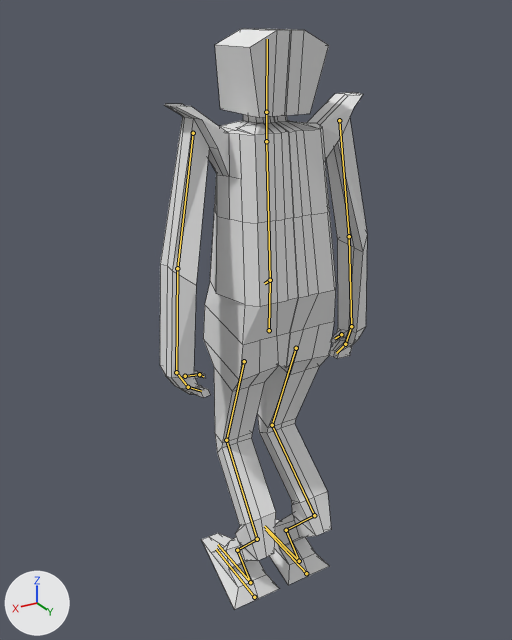
An edit to the Blender file FPS Multiplayer Game/Assets/bot.blend, drawn before and after from the same camera.
Camera for both pictures: a camera (50 mm lens) standing at (4.9, 7.92, 8.46) and looking at (-0.21, -0.6, 4.2). Arrows for +X, +Y and +Z are at lower left; the lights stay in place. The bones that bend it are drawn over the model as lines. Mesh edges are drawn as thin lines.
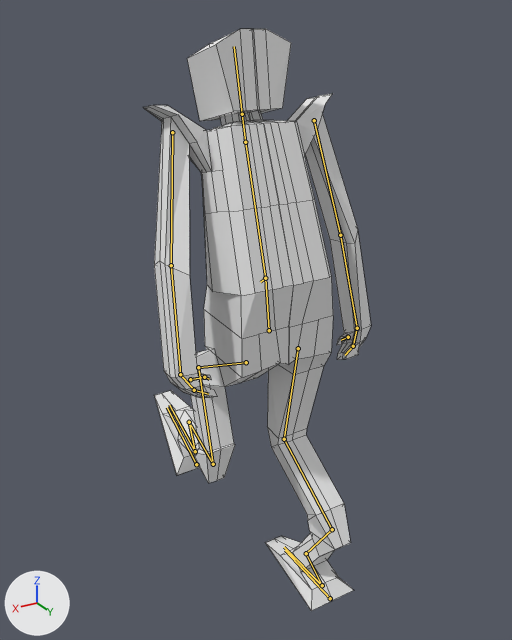
The newer file adds an action. The first version stands in its rest pose; the second is drawn at frame 0 of the action 'Action.001'.

What changed in the scene script:
```text
Change bone_lowertorso:
    where bone_lowertorso = bpy.data.objects['Armature'].pose.bones['LowerTorso']  # child of 'Root'
    bone_lowertorso.rotation_quaternion: (1.0, 0.0, 0.0, 0.0) -> (0.998, 0.071, 0.0, 0.0)  # degrees (0, 0, 0) -> degrees (8, 0, 0)
Change bone_uppertorso:
    where bone_uppertorso = bpy.data.objects['Armature'].pose.bones['UpperTorso']  # child of 'LowerTorso'
    bone_uppertorso.rotation_quaternion: (1.0, 0.0, 0.0, 0.0) -> (0.999, -0.046, 0.0, 0.0)  # degrees (0, 0, 0) -> degrees (-5, 0, 0)
Change bone_leftfootcontrol:
    where bone_leftfootcontrol = bpy.data.objects['Armature'].pose.bones['LeftFootControl']
    bone_leftfootcontrol.location: (0.0, 0.0, 0.0) -> (0.0, 1.94, 1.35)
    bone_leftfootcontrol.rotation_quaternion: (1.0, 0.0, 0.0, 0.0) -> (0.976, 0.219, 0.0, 0.0)  # degrees (0, 0, 0) -> degrees (25, 0, 0)
Change bone_rightfootcontrol:
    where bone_rightfootcontrol = bpy.data.objects['Armature'].pose.bones['RightFootControl']
    bone_rightfootcontrol.location: (0.0, 0.0, 0.0) -> (0.0, -0.64, 0.0)
```

Where the change shows, as pixel boxes (x1, y1, x2, y2) in the pictures (512 x 640 px):
'Cube', posed (10% wider)
    before: (160, 29, 367, 609)
    after: (143, 29, 371, 611)
bone 'LowerTorso', root to tip
    before: (269, 330) to (270, 280)
    after: (269, 330) to (265, 278)
bone 'UpperTorso', root to tip
    before: (270, 280) to (266, 141)
    after: (265, 278) to (245, 142)
bone 'LeftFootControl', root to tip
    before: (254, 597) to (216, 549)
    after: (196, 464) to (167, 407)
bone 'RightFootControl', root to tip
    before: (306, 573) to (265, 529)
    after: (330, 598) to (285, 550)
